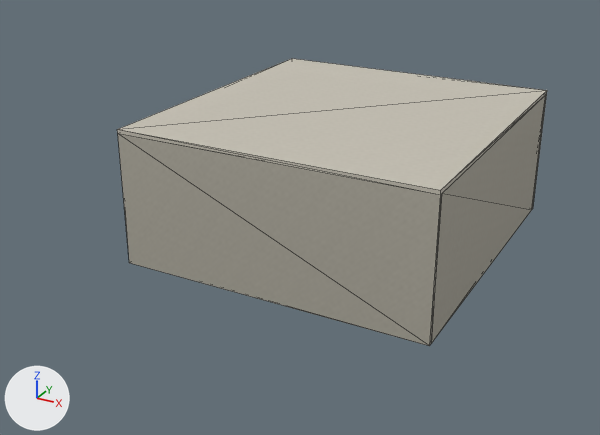
What one commit did to the glTF model public/models/registrar-room.glb.
Camera for both pictures: a 50 mm camera at (9.03, -19.03, 9.71) aimed at (-0.81, -1.15, 0.77). Lighting does not change. The marker at lower left points along +X, +Y and +Z. The first picture is the older version. Mesh edges are drawn as thin lines. Vertices at exactly the same position are counted once.

Script lines for the objects in view, before the commit:
```python
ob_ceiling = bpy.data.objects.new('Ceiling', me_cube_141)
ob_ceiling.location = (0.0, 0.0, 3.55)
ob_plaster = bpy.data.objects.new('Plaster', me_cube_142)
ob_plaster.location = (0.0, 4.25, 1.75)
```
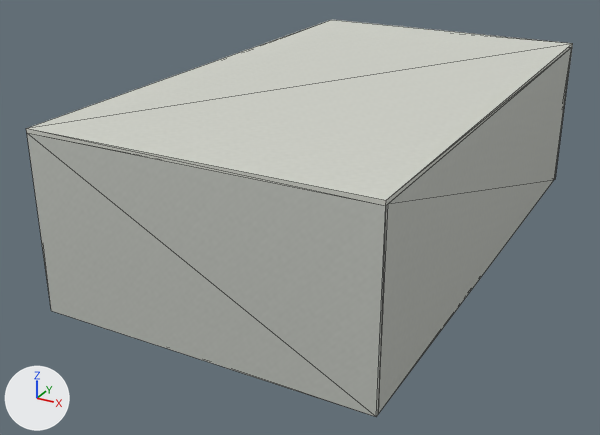
The change, as a list of edits to the scene's bpy script:
```text
Add img_plaster_c3c6bf:
    img_plaster_c3c6bf = load_image('plaster-c3c6bf', '_unpacked/plaster-c3c6bf', 256, 256, 'sRGB')
Add img_plaster_d2d4cb:
    img_plaster_d2d4cb = load_image('plaster-d2d4cb', '_unpacked/plaster-d2d4cb', 256, 256, 'sRGB')
Change mat_ceiling:
    where n4 = _N.new('ShaderNodeTexImage'); n4.name = 'Image Texture'
    n4.image: img_plaster_c7c2b5 -> img_plaster_d2d4cb
Change mat_plaster:
    where n4 = _N.new('ShaderNodeTexImage'); n4.name = 'Image Texture'
    n4.image: img_plaster_b1ada0 -> img_plaster_c3c6bf
Change me_cube_141:
    used by ob_ceiling; location = (0.0, 0.0, 3.55)
    remove me_cube_141.from_pydata(...)  # 8 vertices, 12 faces; spans x -4.1..4.1, y -4.3..4.3, z -0.05..0.05
    add me_cube_141.from_pydata(...)  # 8 vertices, 12 faces; spans x -4.1..4.1, y -7.1..7.1, z -0.05..0.05
    me_cube_141 part 1: the whole mesh is scaled about its middle by (1, 1.65, 1)
Change me_cube_142:
    used by ob_plaster; location = (0.0, 4.25, 1.75)
    remove me_cube_142.from_pydata(...)  # 32 vertices, 48 faces; spans x -4.1..4.1, y -8.55..0.05, z -1.75..1.75
    add me_cube_142.from_pydata(...)  # 32 vertices, 48 faces; spans x -4.1..4.1, y -14.15..0.05, z -2.15..2.15
    me_cube_142 part 2: the loose piece of 8 vertices spanning x -4.1..4.1, y -0.05..0.05, z -1.75..1.75 is scaled about its middle by (1, 1, 1.23)
    me_cube_142 part 3: the loose piece of 8 vertices spanning x -4.1..4.1, y -8.55..-8.45, z -1.75..1.75 is scaled about its middle by (1, 1, 1.23), then moved by (0.0, -5.6, 0.0)
    me_cube_142 part 4: 8 of 32 vertices moved; they spanned x 4.0..4.1, y -8.45..-0.05, z -1.75..1.75 and now span x 4.0..4.1, y -14.05..-0.05, z -2.15..2.15; mean shift (0.0, -2.8, 0.0); largest move (4.0, -8.45, -1.75) -> (4.0, -14.05, -2.15)
    other edits to the shape of me_cube_142 do not show in these pictures
Change ob_ceiling:
    ob_ceiling.location: (0.0, 0.0, 3.55) -> (0.0, 0.0, 4.35)
Change ob_plaster:
    ob_plaster.location: (0.0, 4.25, 1.75) -> (0.0, 7.05, 2.15)
```

Boxes (x1, y1, x2, y2) around the edits, measured in the pictures (600 x 435 px; the box of a moved part takes in the faces that stretch with it):
'Plaster', surface changed, reshaped, moved (27% wider, 46% taller): before (118, 94, 547, 346); after (27, 48, 572, 417)
'Ceiling', surface changed, moved, rescaled (27% wider, 36% taller): before (117, 58, 547, 195); after (26, 20, 573, 206)
part 2 of me_cube_142, moved or reshaped: before (532, 94, 547, 209); after (554, 49, 572, 180)
part 3 of me_cube_142, moved or reshaped: before (118, 133, 442, 346); after (27, 133, 388, 417)
part 4 of me_cube_142, moved or reshaped: before (431, 95, 546, 343); after (379, 48, 572, 413)
